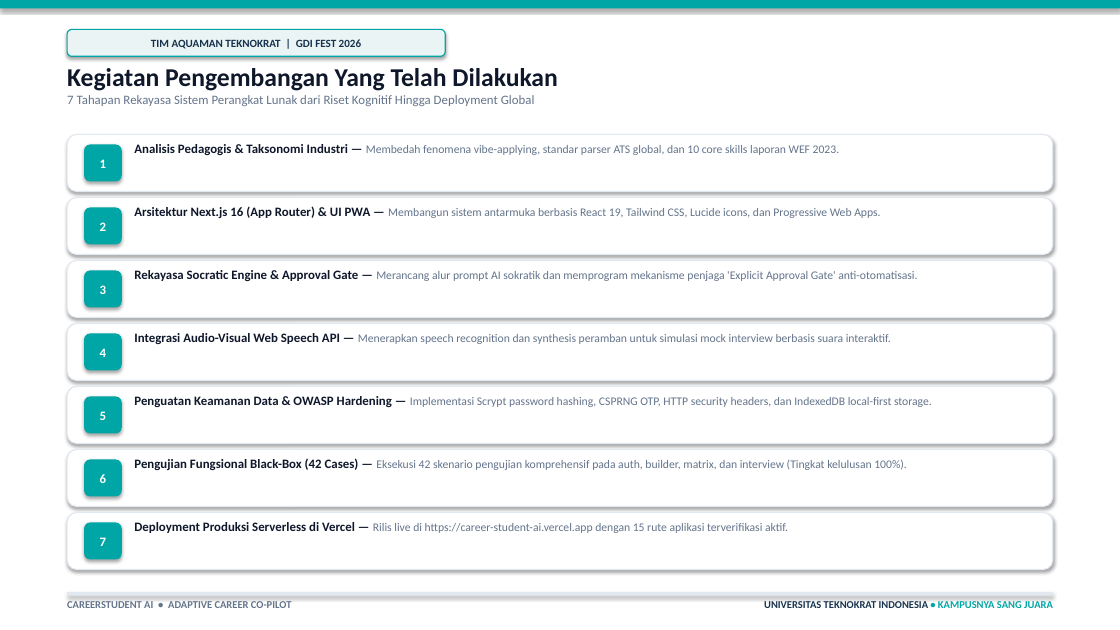
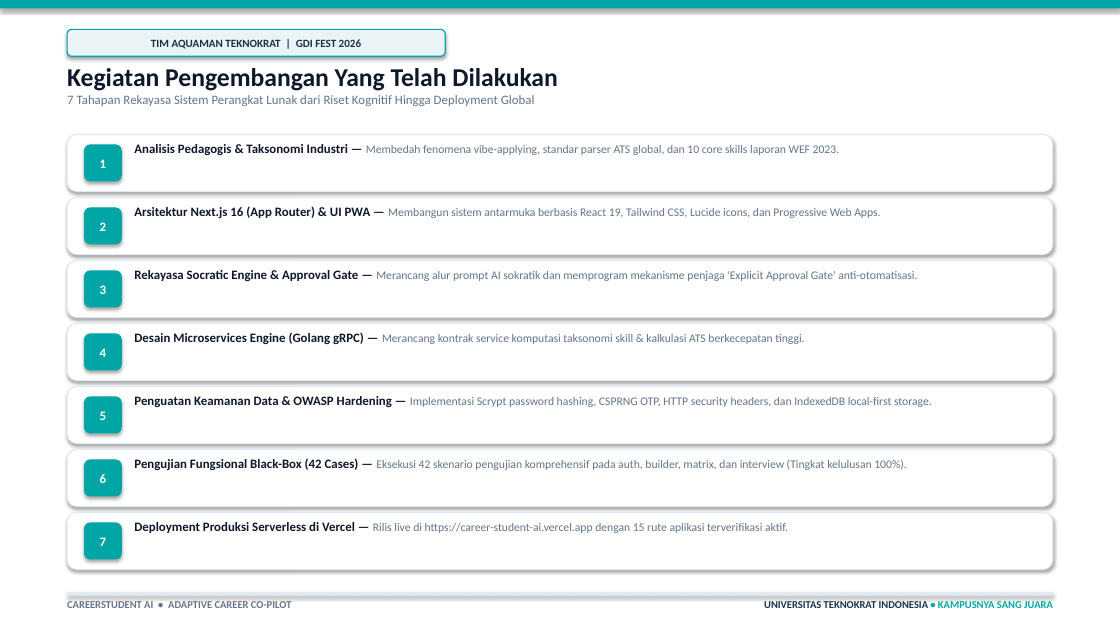
Before and after one commit to rikiardiansyah-web/CareerStudentAI, a slide deck: slide 8 of PitchDeck_CareerStudentAI.pptx. Drawn at 1120x630 pixels with LibreOffice and Linux fonts; fonts in the diff are those of the drawing. Boxes give left, top, right and bottom in pixels: in the first picture for what was removed or moved away, otherwise in the second. Text is boxed around its words. In the diff, an @@ line names an element or a change of style, - is before the commit and + after.

Commit message:
feat(microservice): implement high-performance Golang engine and update pitch deck architecture

```diff
--- a/PitchDeck_CareerStudentAI.pptx
+++ b/PitchDeck_CareerStudentAI.pptx
@@ text at <box>134,332,804,344</box>: text changed @@
-Integrasi Audio-Visual Web Speech API — Menerapkan speech recognition dan synthesis peramban untuk simulasi mock interview berbasis suara interaktif.
+Desain Microservices Engine (Golang gRPC) — Merancang kontrak service komputasi taksonomi skill & kalkulasi ATS berkecepatan tinggi.
```
Also in this commit, not shown: 3 other slides changed, 7 other files.
